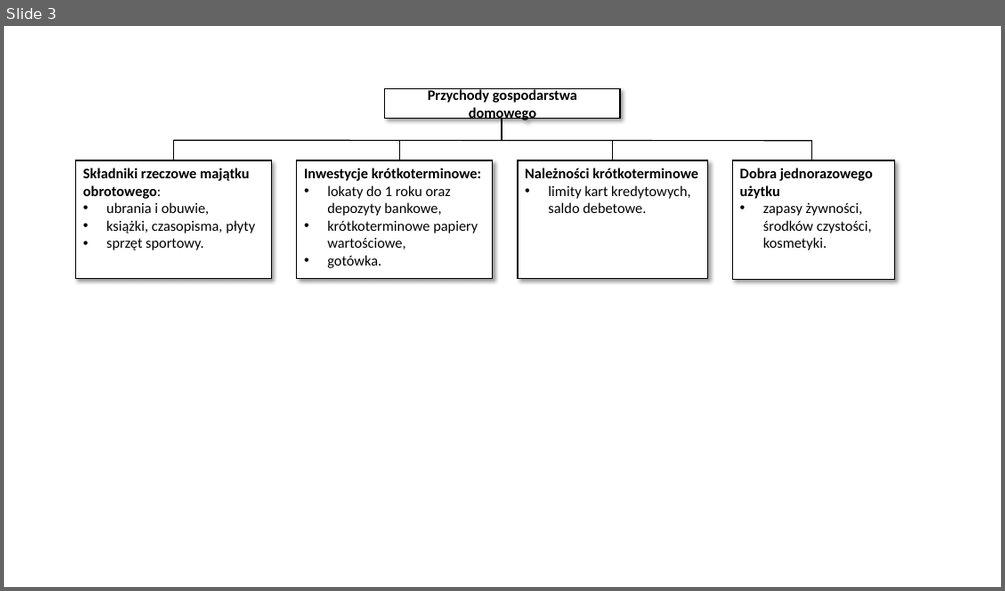
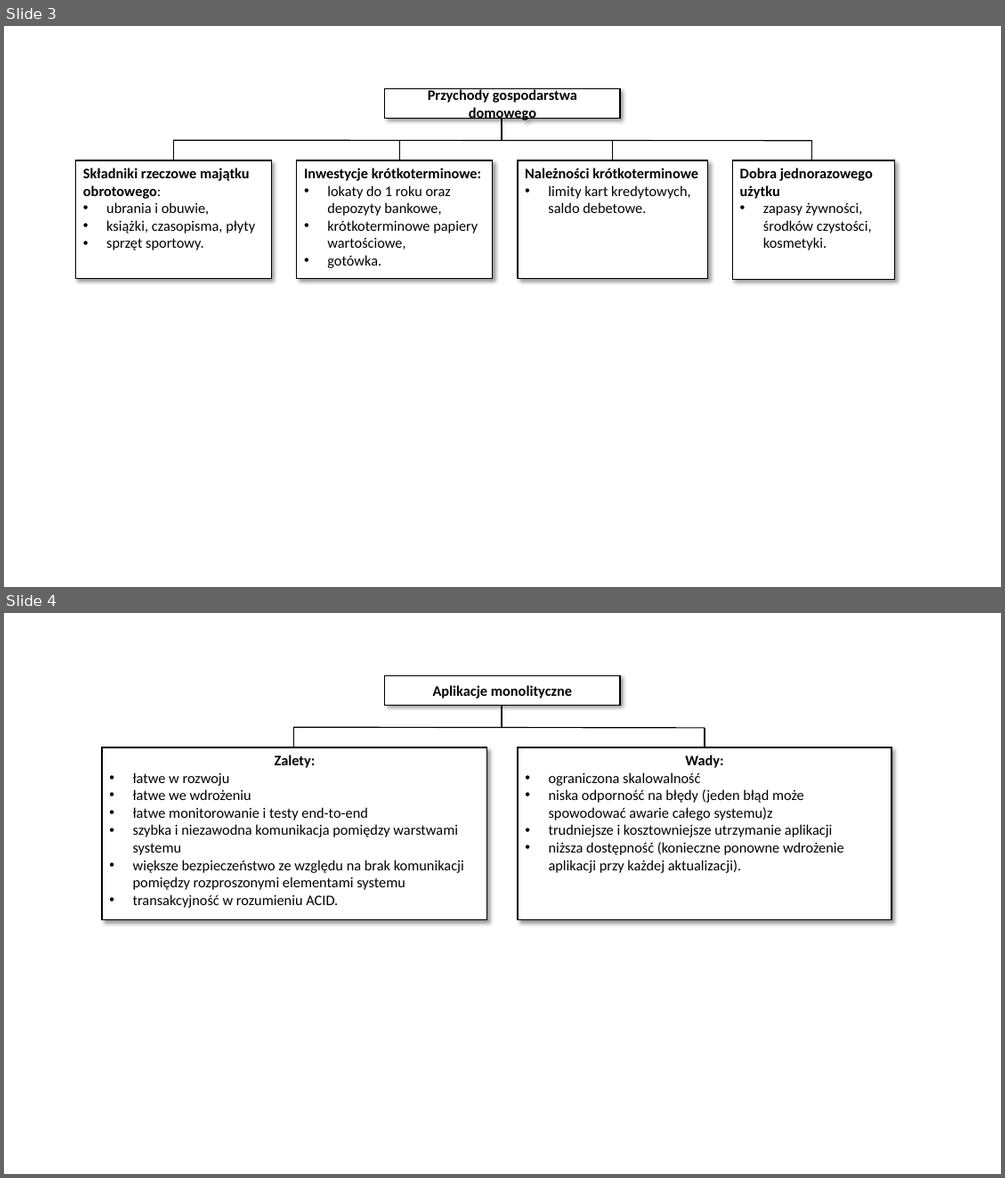
Before and after one commit to lukaszse/praca-dyplomowa, a slide deck: Schematy.pptx. Shown one above the other, each under a label of ours: slide 3 before the commit, slides 3 and 4 after it. The pictures are 1005x591 and 1005x1178 pixels, drawn with LibreOffice and Linux fonts; fonts in the diff are those of the drawing. Boxes give left, top, right and bottom in pixels: in the first picture for what was removed or moved away, otherwise in the second. Text is boxed around its words. In the diff, an @@ line names an element or a change of style, - is before the commit and + after.

```diff
--- a/Schematy.pptx
+++ b/Schematy.pptx
@@ slide 4 added at (x1=4, y1=613, x2=1001, y2=1174), background #FFFFFF @@
@@ rectangle added at (x1=385, y1=676, x2=620, y2=705), fill #FFFFFF, outline #000000 1 pt, 14 pt, text #000000, bold @@
+Aplikacje monolityczne
@@ line added from (502, 705) to (502, 728), #000000 1.5 pt @@
@@ line added from (704, 728) to (293, 728), #000000 1 pt @@
@@ line added from (293, 728) to (293, 747), #000000 1 pt @@
@@ line added from (704, 728) to (704, 747), #000000 1 pt @@
@@ rectangle added at (x1=102, y1=747, x2=487, y2=920), fill #FFFFFF, outline #000000 1 pt, 14 pt, text #000000 @@
+Zalety:
+• łatwe w rozwoju
+• łatwe we wdrożeniu
+• łatwe monitorowanie i testy end-to-end
+• szybka i niezawodna komunikacja pomiędzy warstwami systemu
+• większe bezpieczeństwo ze względu na brak komunikacji pomiędzy rozproszonymi elementami systemu
+• transakcyjność w rozumieniu ACID.
@@ rectangle added at (x1=518, y1=747, x2=891, y2=920), fill #FFFFFF, outline #000000 1 pt, 14 pt, text #000000 @@
+Wady:
+• ograniczona skalowalność
+• niska odporność na błędy (jeden błąd może spowodować awarie całego systemu)z
+• trudniejsze i kosztowniejsze utrzymanie aplikacji
+• niższa dostępność (konieczne ponowne wdrożenie aplikacji przy każdej aktualizacji).
```
Also in this commit, not shown: 1 other slide added, 2 other files.
